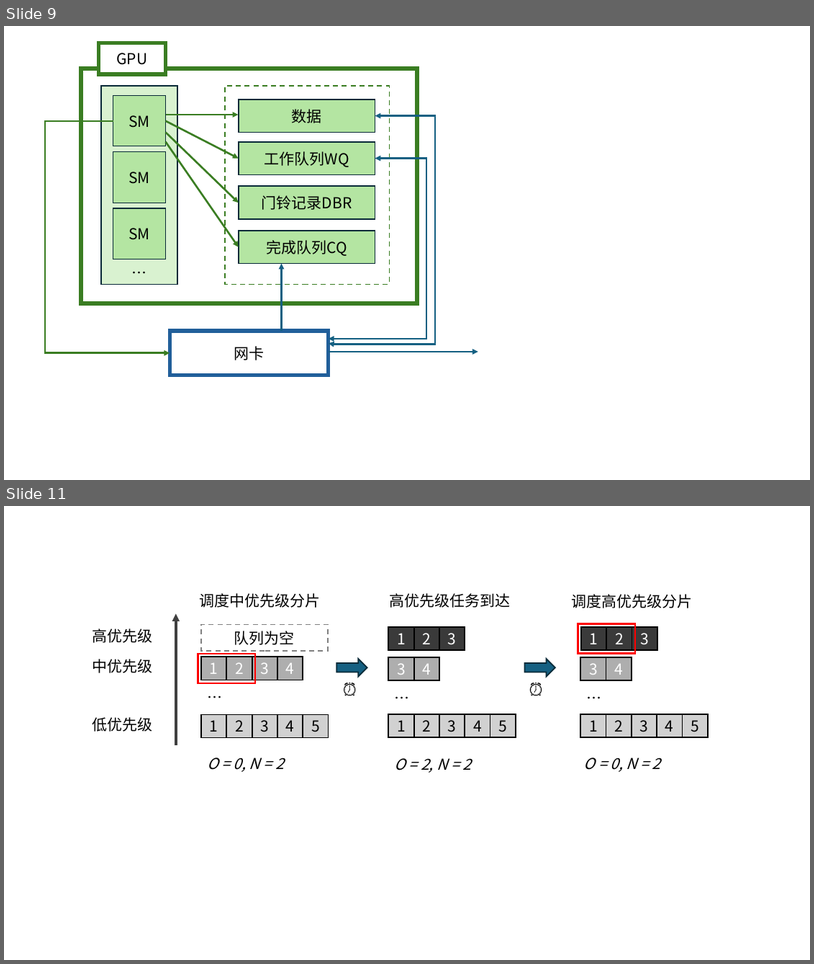
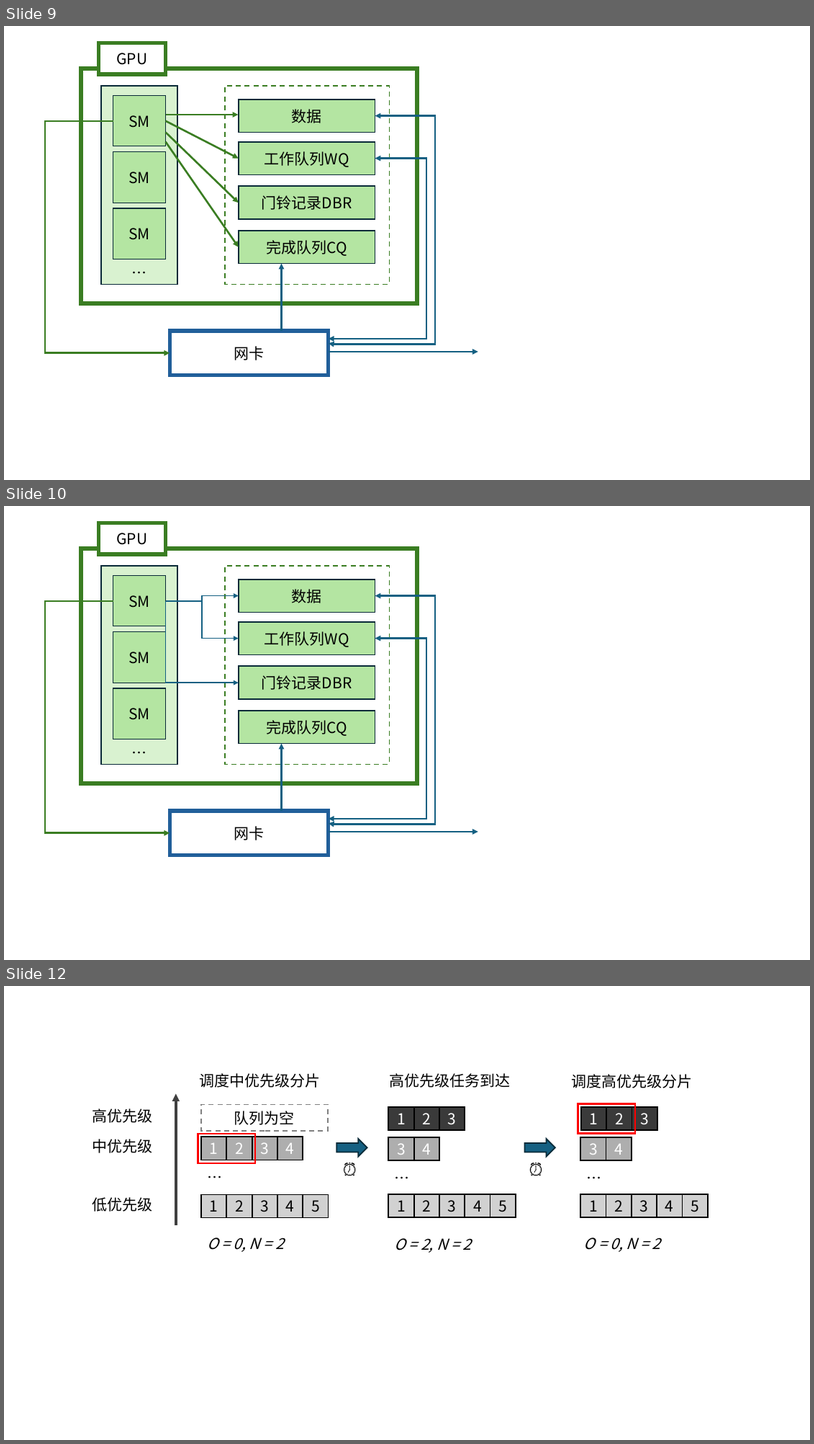
Before and after one commit to GrizzZ13/MasterThesis, a slide deck: raw_figs/figs.pptx. Shown one above the other, each under a label of ours: slides 9 and 11 before the commit, slides 9, 10 and 12 after it; the slides between them are not shown. The pictures are 814x964 and 814x1444 pixels, drawn with LibreOffice and Linux fonts; fonts in the diff are those of the drawing. Boxes give left, top, right and bottom in pixels: in the first picture for what was removed or moved away, otherwise in the second. Text is boxed around its words. In the diff, an @@ line names an element or a change of style, - is before the commit and + after.

```diff
--- a/raw_figs/figs.pptx
+++ b/raw_figs/figs.pptx
@@ slide 10 added at box(4, 506, 810, 960), background #FFFFFF @@
@@ rectangle added at box(98, 523, 165, 554), fill #FFFFFF, outline #3B7D23 4.5 pt, 18 pt, text #000000 @@
+GPU
@@ rectangle added at box(81, 549, 417, 784), outline #3B7D23 5 pt @@
@@ rectangle added at box(101, 566, 178, 764), fill #D9F2D0, outline #092A39 1.5 pt @@
@@ rectangle added at box(225, 566, 389, 764), outline #3B7D23 1.5 pt dashed @@
@@ rectangle added at box(113, 576, 165, 626), fill #B4E5A2, outline #092A39 1 pt, 18 pt, text #000000 @@
+SM
@@ rectangle added at box(239, 579, 376, 613), fill #B4E5A2, outline #092A39 1.5 pt, 18 pt, text #000000 @@
+数据
@@ elbow arrow added from (113, 601) to (170, 833), #3B7D23 2.25 pt @@
@@ elbow arrow added from (165, 601) to (239, 595), #156082 1.5 pt @@
@@ elbow arrow added from (165, 601) to (239, 638), #156082 1.5 pt @@
@@ elbow arrow added from (165, 601) to (239, 682), #156082 1.5 pt @@
@@ elbow double arrow added from (376, 595) to (329, 823), #156082 2.25 pt @@
@@ rectangle added at box(113, 632, 165, 682), fill #B4E5A2, outline #092A39 1 pt, 18 pt, text #000000 @@
+SM
@@ rectangle added at box(239, 621, 376, 655), fill #B4E5A2, outline #092A39 1.5 pt, 18 pt, text #000000 @@
+工作队列WQ
@@ elbow double arrow added from (376, 638) to (329, 818), #156082 2.25 pt @@
@@ rectangle added at box(239, 667, 376, 700), fill #B4E5A2, outline #092A39 1.5 pt, 18 pt, text #000000 @@
+门铃记录DBR
@@ rectangle added at box(113, 688, 165, 739), fill #B4E5A2, outline #092A39 1 pt, 18 pt, text #000000 @@
+SM
@@ rectangle added at box(239, 710, 376, 744), fill #B4E5A2, outline #092A39 1.5 pt, 18 pt, text #000000 @@
+完成队列CQ
@@ text added at box(120, 727, 158, 777), 18 pt, text #000000 @@
+…
@@ arrow added from (282, 811) to (282, 743), #156082 2.25 pt @@
@@ rectangle added at box(170, 811, 329, 855), outline #215F9A 4.5 pt, 18 pt, text #000000 @@
+网卡
@@ arrow added from (329, 831) to (478, 831), #156082 2.25 pt @@
@@ what was slide 11 is now slide 12 @@
```
Also in this commit, not shown: 7 other files.
